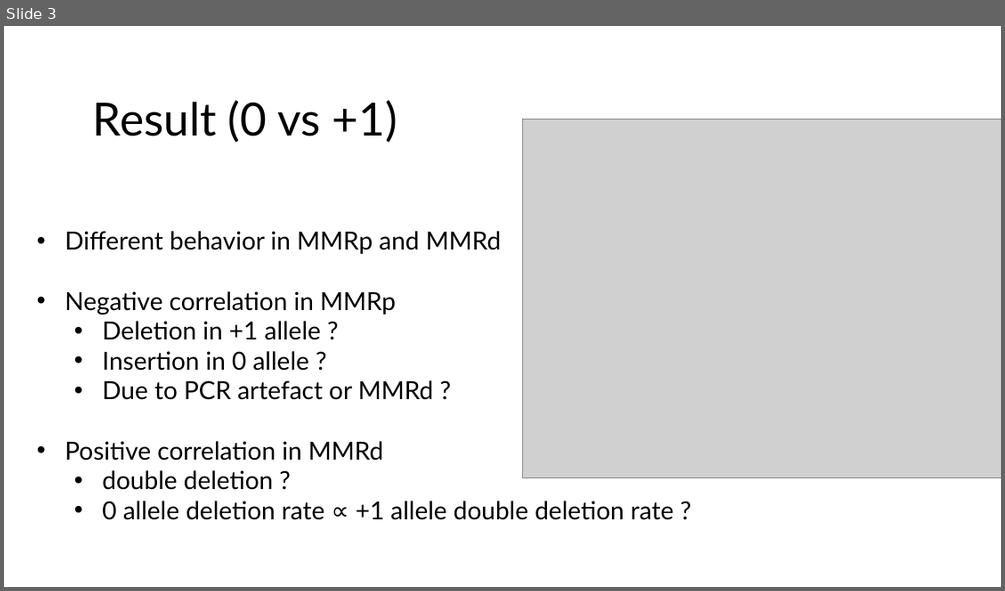
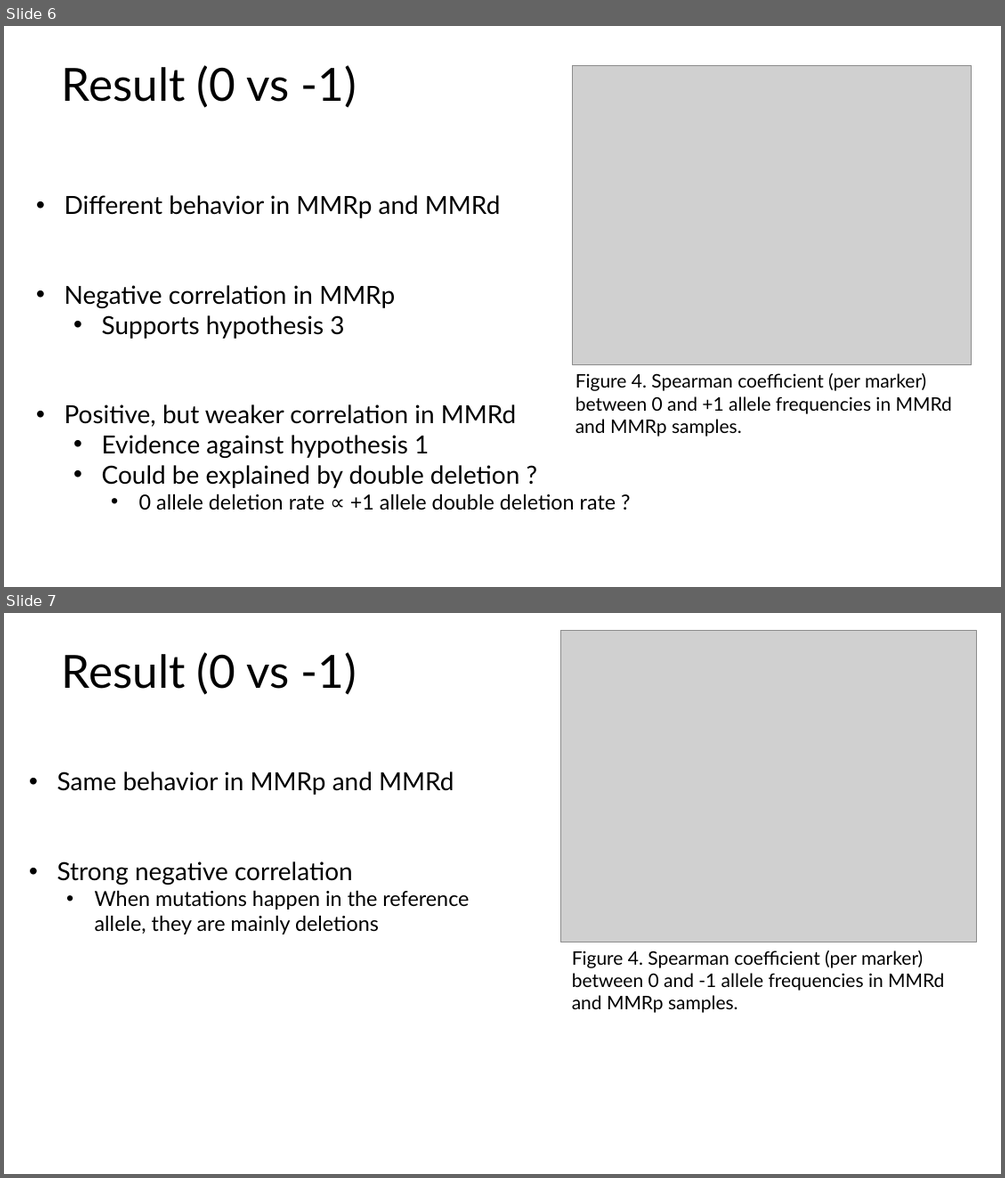
Before and after one commit to Awelson/MasterProject, a slide deck: Presentation1.pptx. Shown one above the other, each under a label of ours: slide 3 before the commit, slides 6 and 7 after it. The pictures are 1005x591 and 1005x1178 pixels, drawn with LibreOffice and Linux fonts; fonts in the diff are those of the drawing; grey boxes stand for pictures. Boxes give left, top, right and bottom in pixels: in the first picture for what was removed or moved away, otherwise in the second. Text is boxed around its words. In the diff, an @@ line names an element or a change of style, - is before the commit and + after.

```diff
--- a/Presentation1.pptx
+++ b/Presentation1.pptx
@@ slide 7 added at [4,613,1001,1174], background #FFFFFF @@
@@ picture added at [561,631,977,943] @@
@@ title added at [62,652,357,695], 44 pt, text #000000 @@
+Result (0 vs -1)
@@ text added at [57,771,469,934], 20 pt, text #000000 @@
+• Same behavior in MMRp and MMRd
+• Strong negative correlation
+  • When mutations happen in the reference allele, they are mainly deletions
@@ text added at [572,950,944,1013], 18 pt, text #000000 @@
+Figure 4. Spearman coefficient (per marker) between 0 and -1 allele frequencies in MMRd and MMRp samples.
@@ what was slide 3 is now slide 6 @@
@@ slide 6 changed as well @@
@@ title at [62,65,357,108]: text changed @@
-Result (0 vs +1)
+Result (0 vs -1)
@@ picture: place and size @@
-picture at [522,119,1001,477]
+picture at [573,66,971,365]
@@ text "Different behavior in MMRp and ...": place and size @@
-text "Different behavior in MMRp and ..." at [65,231,673,520]
+text "Different behavior in MMRp and ..." at [65,195,615,509]
@@ text at [65,315,520,488]: text changed @@
-  • Deletion in +1 allele ?
-  • Insertion in 0 allele ?
-  • Due to PCR artefact or MMRd ?
-• Positive correlation in MMRd
-  • double deletion ?
+  • Supports hypothesis 3
+• Positive, but weaker correlation in MMRd
+  • Evidence against hypothesis 1
+  • Could be explained by double deletion ?
@@ text added at [575,373,952,436], 18 pt, text #000000 @@
+Figure 4. Spearman coefficient (per marker) between 0 and +1 allele frequencies in MMRd and MMRp samples.
@@ text at [139,493,615,509]: size 24 to 20 pt in "0 allele deletion rate ∝ +1 allele ..."; list level 2 to 3 in "0 allele deletion rate ∝ ..." @@
```
Also in this commit, not shown: 4 other slides changed, 5 other slides added, 2 slides removed, 12 other files.
